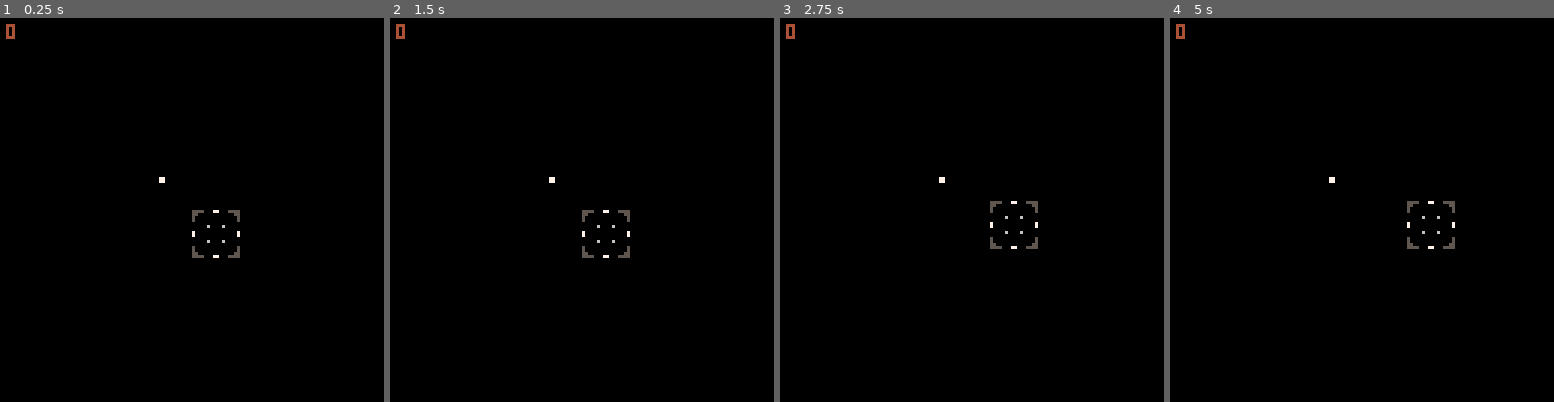
Above: before the commit, frames 1-4 (left to right).
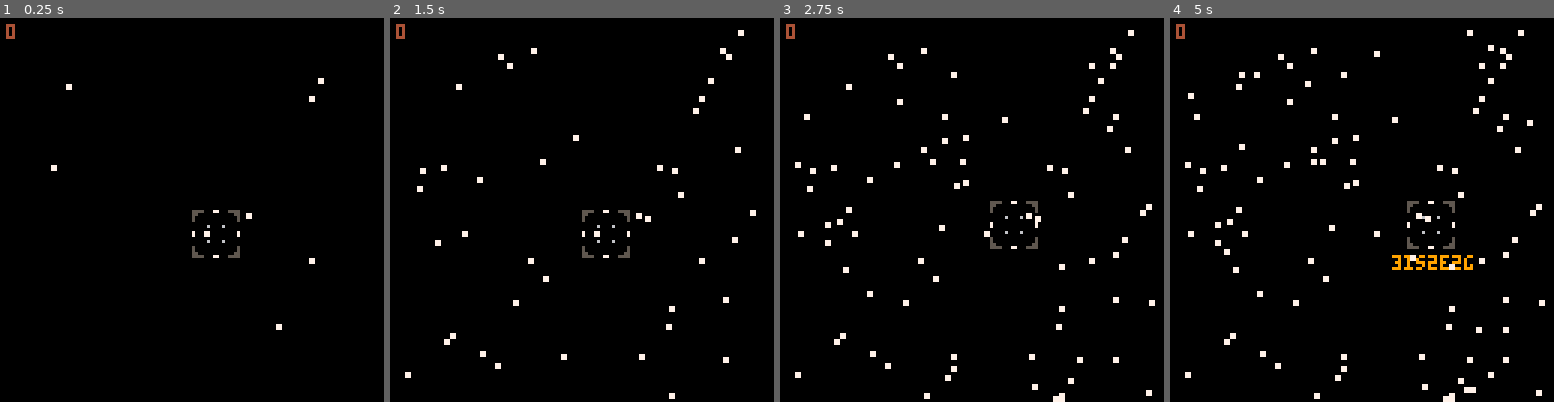
Above: after the commit, the same moments.

Repository: jeffcampbell/Pico-8-Games
Game: PICO-8 cartridge fermi/fermi.p8
The game is run twice, just before and just after one commit, with the same random seed, the same clock (stepped at 60 frames per second) and the same inputs.
Inputs:
- Up to frame 1 (0.25 s): no input
- Up to frame 2 (1.5 s): no input
- Up to frame 3 (2.75 s): hold Right 1.6-2.1 s; hold Up 2.15-2.42 s; hold Right from 2.47 s (still down)
- Up to frame 4 (5 s): release Right at 3.03 s; hold Left 3.08-3.58 s; hold Down 3.63-3.97 s; hold Right 4.02-4.68 s; hold Up from 4.73 s (still down)

The runs differ from the first frame. In frame 1, 0.2% of the frame differs, in the area x 13-85%, y 15-82%; in frame 2, 1.1%; in frame 3, 1.9%; in frame 4, 2.8%, in the area x 3-98%, y 3-100%.

Commit message:
working names yay

Diff:
--- a/fermi/fermi.p8
+++ b/fermi/fermi.p8
@@ -28,10 +28,10 @@
 o.examine=function(scope,star)
  for star in all(stars) do
   if look(scope,star) then
-   scope.state=1
+  -- scope.state=1
    star.state=1
   else
-   scope.state=0
+  -- scope.state=0
    star.state=0
   end
  end
@@ -66,12 +66,14 @@
 o.state=0
 
 o.draw=function(o)
+  spr(48,o.pos.x,o.pos.y)
+end
+
+o.drawname=function(o)
  if (o.state==1) then
   local name=(o.star .. "s" .. o.planets.habitable .. "e" .. o.planets.nonhabitable .. "g")
-  spr(48,o.pos.x,o.pos.y)
-  print(name,o.pos.x+30,o.pos.y-2,7)
+  print(name,o.pos.x-8,o.pos.y+16,9)
  else
-  spr(48,o.pos.x,o.pos.y)
  end
 end
 
@@ -112,14 +114,18 @@
 stars.draw=function()
  foreach(stars, function(o)
   o.draw(o)
+  o.drawname(o)
  end)
 end
 
 starcount=0
 stars.create=function()
- if (starcount<1) then
-  --add(stars,starconstruct(flr(rnd(128)),flr(rnd(128)),7))
-  add(stars,starconstruct(50,50,#stars,3,4))
+ if (starcount<100) then
+  local x=flr(rnd(128))
+  local y=flr(rnd(128))
+  local habitable=flr(rnd(3))
+  local nonhabitable=flr(rnd(10))
+  add(stars,starconstruct(x,y,#stars,habitable,nonhabitable))
   starcount+=1
  end
 end
